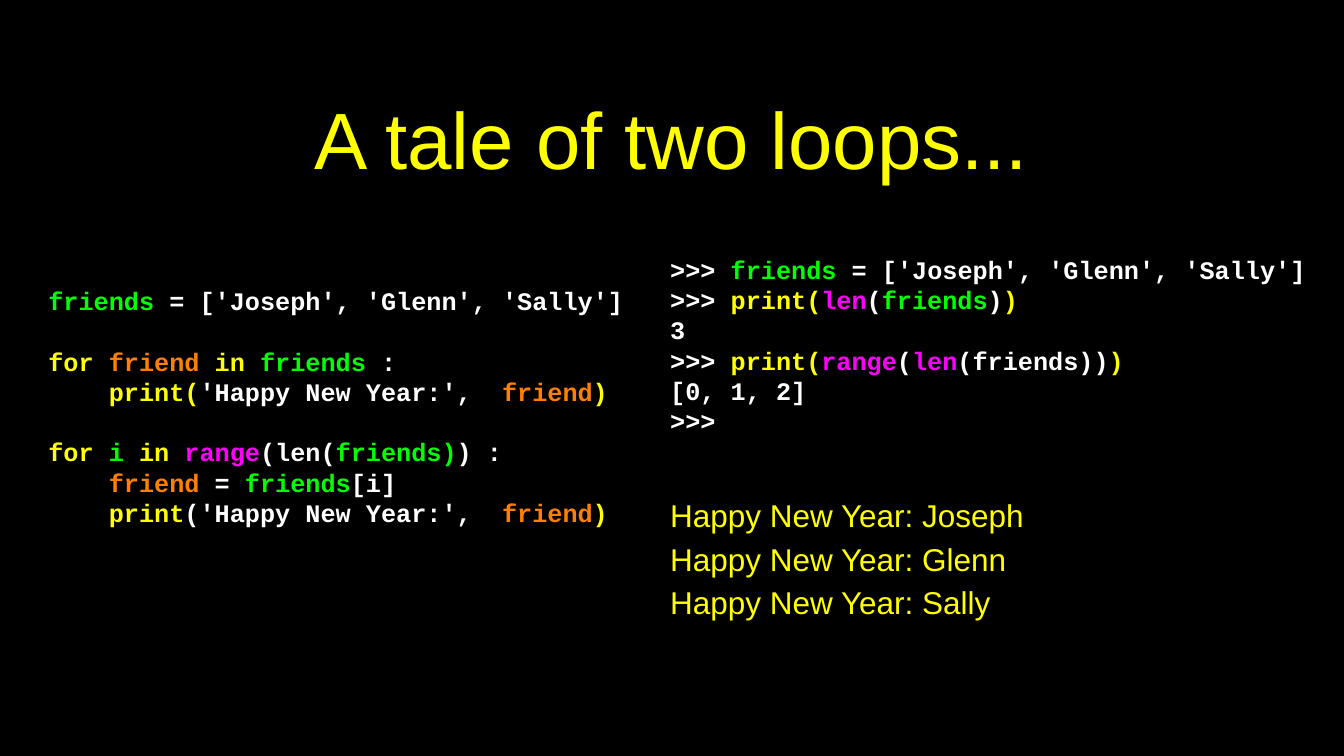
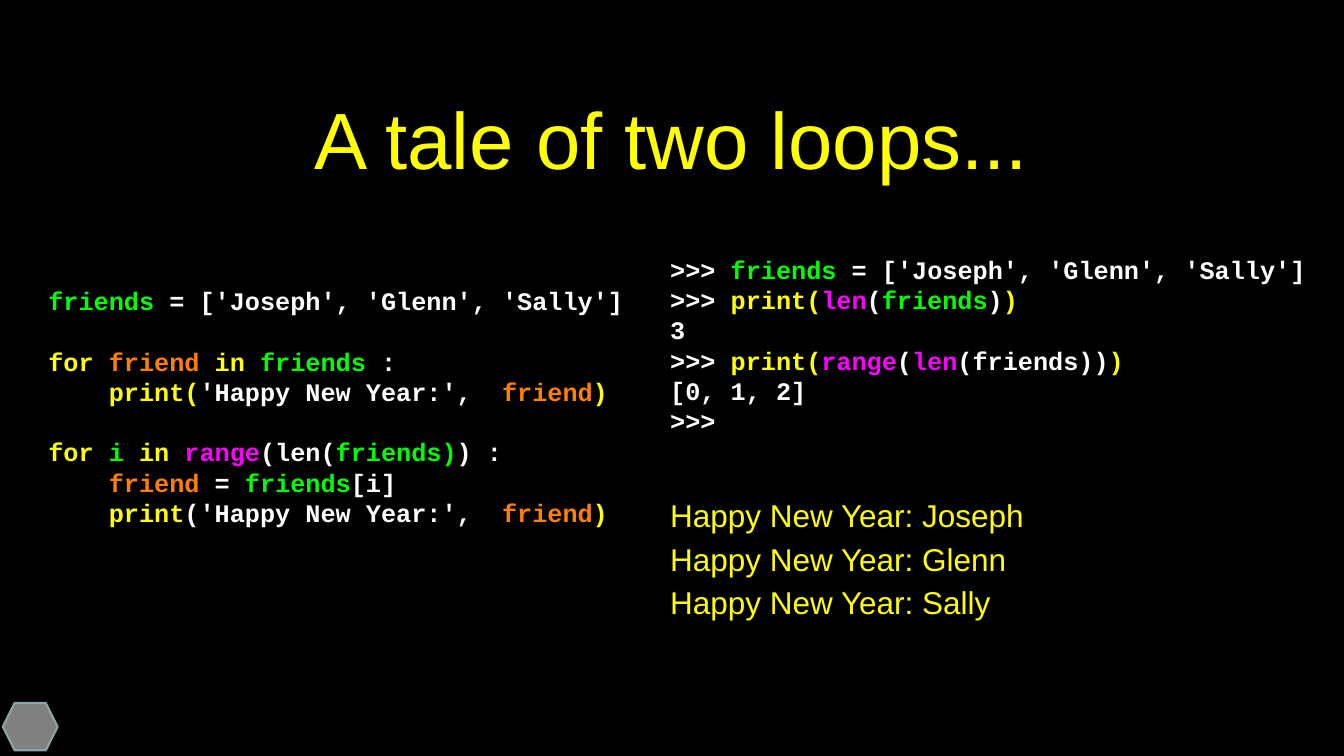
Before and after one commit to csev/py4e, a slide deck: slide 12 of lectures3/Pythonlearn-08-Lists.pptx (slide 11 before the commit). Drawn at 1344x756 pixels with LibreOffice and Linux fonts; fonts in the diff are those of the drawing. Boxes give left, top, right and bottom in pixels: in the first picture for what was removed or moved away, otherwise in the second. Text is boxed around its words. In the diff, an @@ line names an element or a change of style, - is before the commit and + after.

```diff
--- a/lectures3/Pythonlearn-08-Lists.pptx
+++ b/lectures3/Pythonlearn-08-Lists.pptx
@@ hexagon added at [3,703,57,750], fill #808080, outline #8AA6A8 2 pt @@
```
Also in this commit, not shown: 2 other slides changed, 1 slide added.
